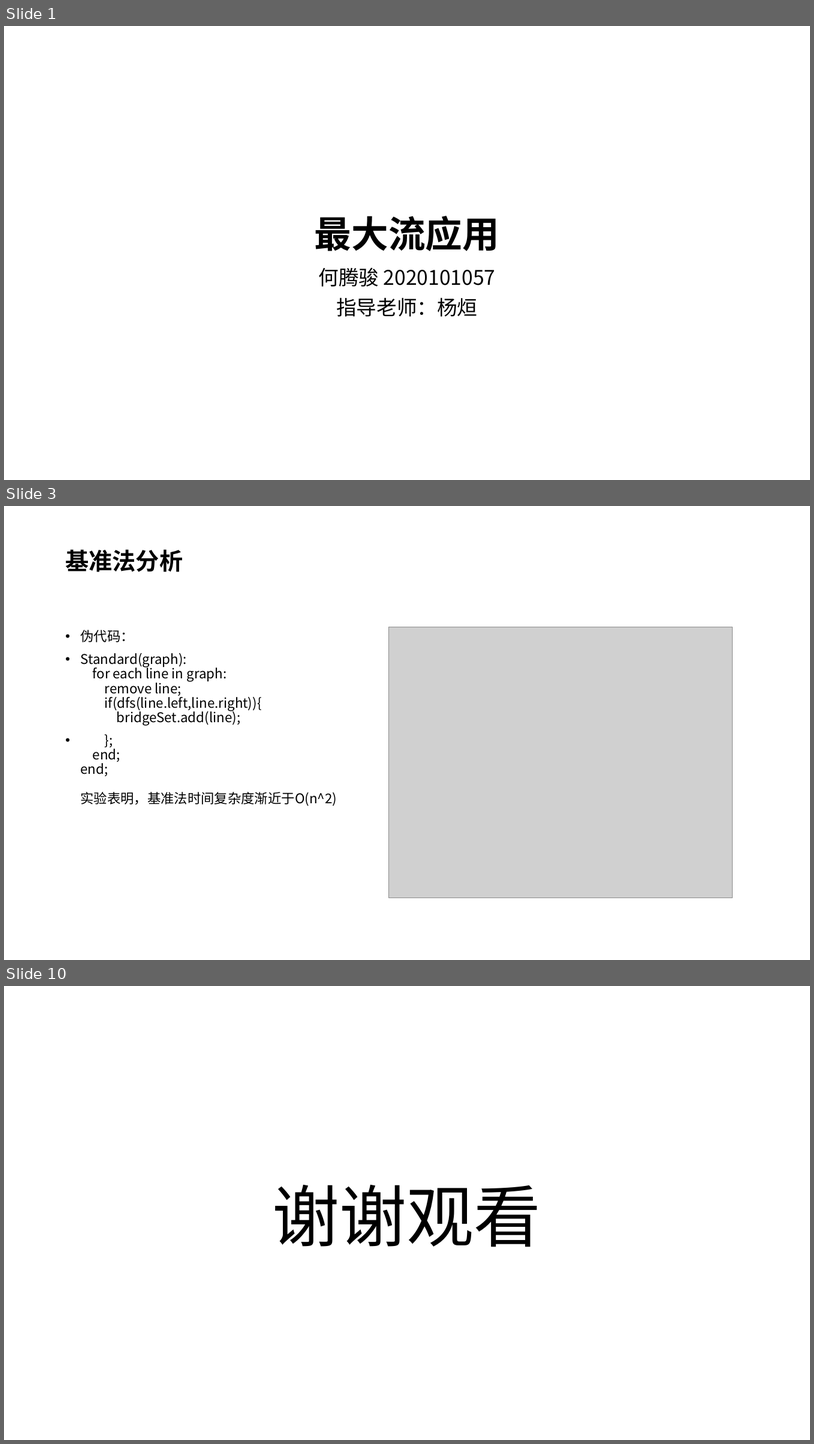
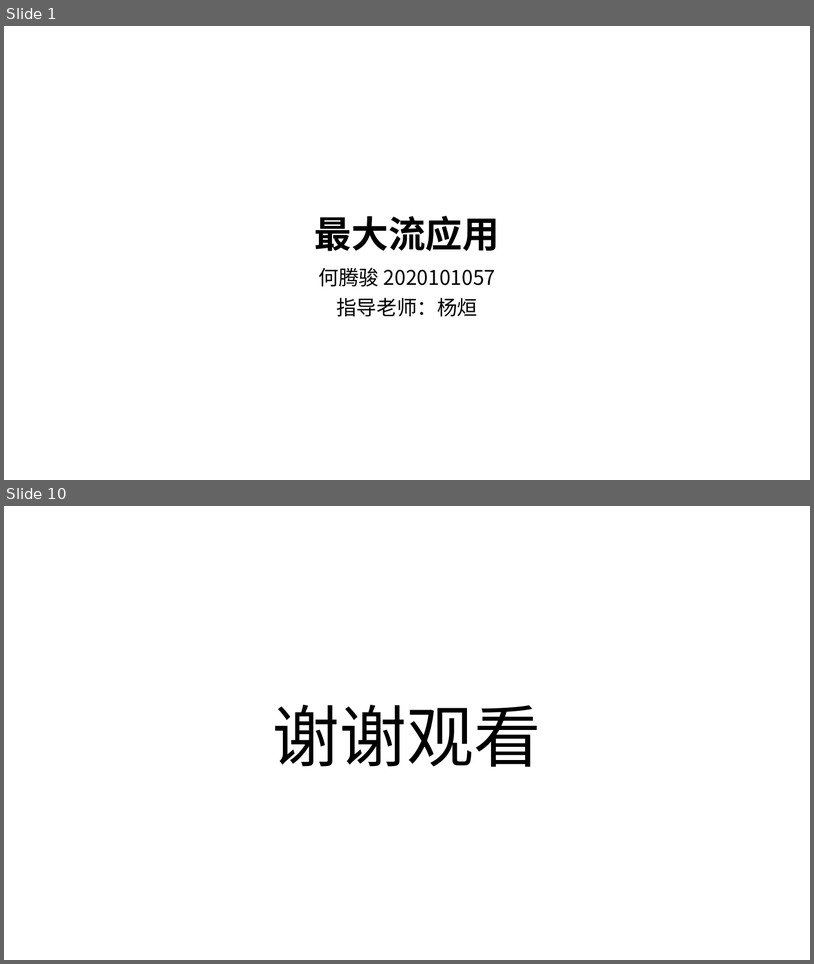
Before and after one commit to VirtualPuffer/Algorithm_Experiment, a slide deck: report/实验6/算法实验06.pptx. Shown one above the other, each under a label of ours: slides 1, 3 and 10 before the commit, slides 1 and 10 after it; the slides between them are not shown. The pictures are 814x1444 and 814x964 pixels, drawn with LibreOffice and Linux fonts; fonts in the diff are those of the drawing; grey boxes stand for pictures. Boxes give left, top, right and bottom in pixels: in the first picture for what was removed or moved away, otherwise in the second. Text is boxed around its words. In the diff, an @@ line names an element or a change of style, - is before the commit and + after.

Commit message:
实验6ppt

```diff
--- a/report/实验6/算法实验06.pptx
+++ b/report/实验6/算法实验06.pptx
@@ slide 3 removed at (4,506,810,960), background #FFFFFF @@
@@ title removed at (65,549,183,572) @@
-基准法分析
@@ text removed at (81,630,338,806) @@
-• 伪代码：
-• Standard(graph):
-  for each line in graph:
-  remove line;
-  if(dfs(line.left,line.right)){
-  bridgeSet.add(line);
-• };
-  end;
-  end;
-  实验表明，基准法时间复杂度渐近于O(n^2)
@@ picture removed at (389,627,732,897) @@
```
Also in this commit, not shown: 1 slide changed, 7 slides added, 6 other slides removed, 2 other files.
